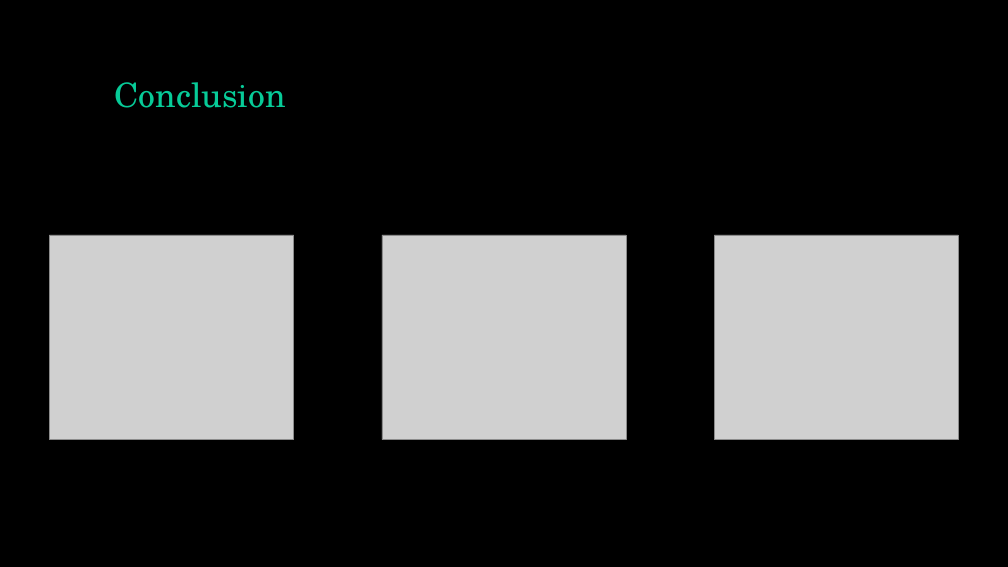
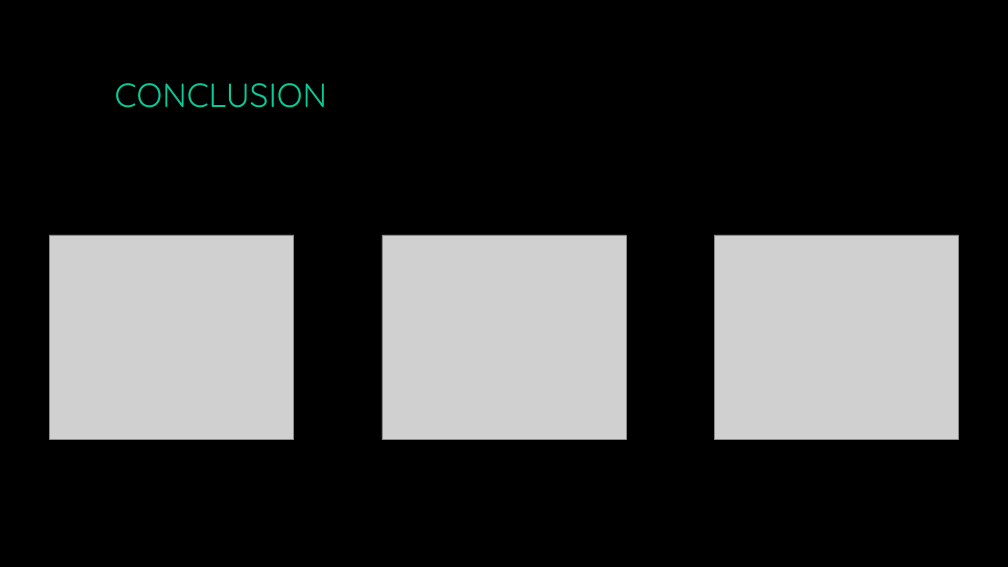
Before and after one commit to Sheronne/Projet-Web, a slide deck: slide 13 of Projet_Website_VueJS.pptx. Drawn at 1008x567 pixels with LibreOffice and Linux fonts; fonts in the diff are those of the drawing; grey boxes stand for pictures. Boxes give left, top, right and bottom in pixels: in the first picture for what was removed or moved away, otherwise in the second. Text is boxed around its words. In the diff, an @@ line names an element or a change of style, - is before the commit and + after.

```diff
--- a/Projet_Website_VueJS.pptx
+++ b/Projet_Website_VueJS.pptx
@@ title at box(115, 83, 327, 108): text changed; font TeX Gyre Schola to Quicksand @@
-Conclusion
+CONCLUSION
```
Also in this commit, not shown: 12 other slides changed.
